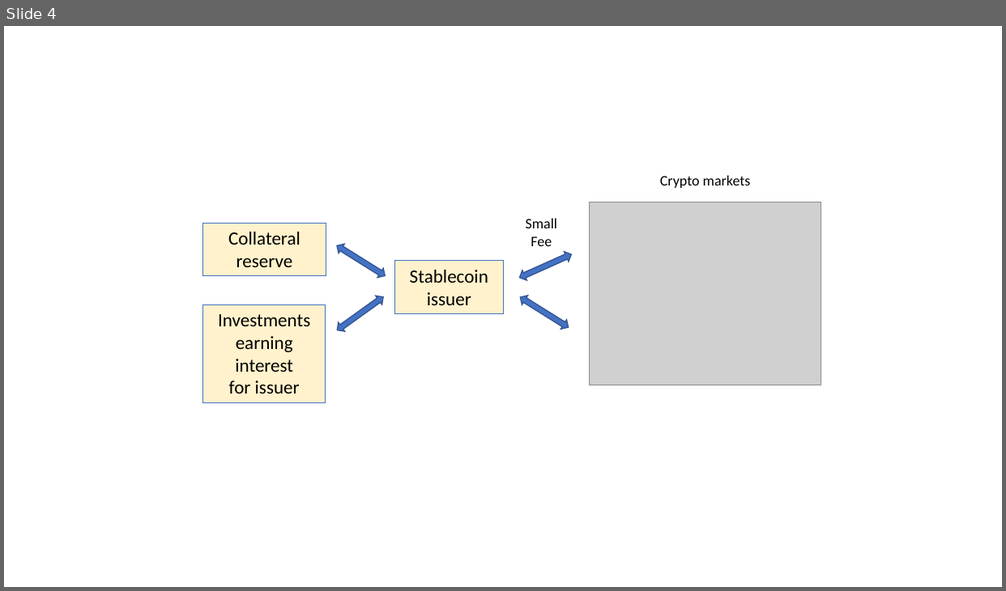
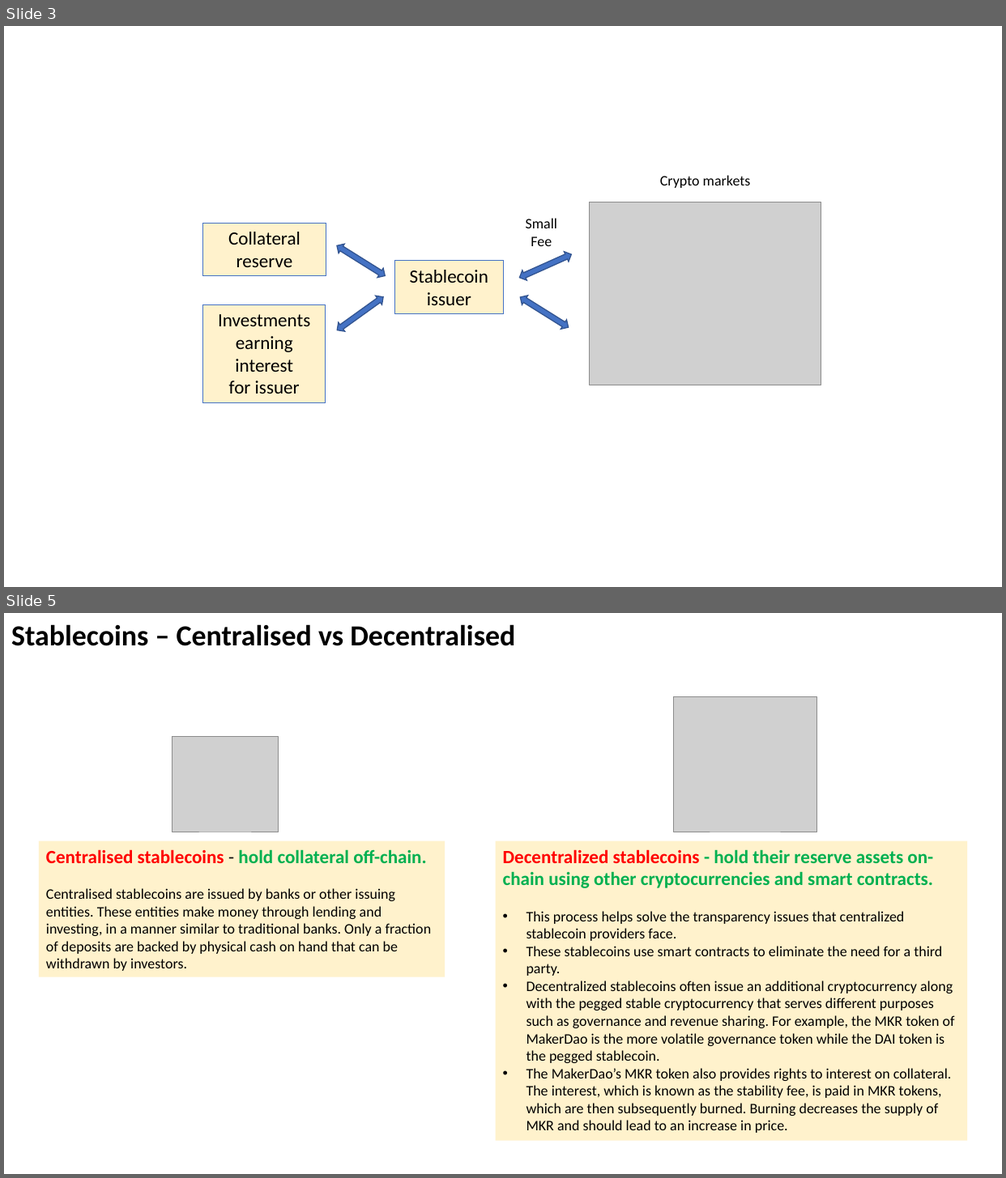
Before and after one commit to lselector/crypto, a slide deck: crypto_04_stable_coins.pptx. Shown one above the other, each under a label of ours: slide 4 before the commit, slides 3 and 5 after it; the slides between them are not shown. The pictures are 1006x591 and 1006x1178 pixels, drawn with LibreOffice and Linux fonts; fonts in the diff are those of the drawing; grey boxes stand for pictures. Boxes give left, top, right and bottom in pixels: in the first picture for what was removed or moved away, otherwise in the second. Text is boxed around its words. In the diff, an @@ line names an element or a change of style, - is before the commit and + after.

```diff
--- a/crypto_04_stable_coins.pptx
+++ b/crypto_04_stable_coins.pptx
@@ slide 5 added at [4,613,1002,1174], background #FFFFFF @@
@@ text added at [11,624,515,646], 28 pt, text #000000, bold @@
+Stablecoins – Centralised vs Decentralised
@@ picture added at [674,697,817,832] @@
@@ picture added at [172,736,279,832] @@
@@ rectangle added at [39,841,445,977], fill #FFF2CC, 14 pt, text #000000 @@
+Centralised stablecoins - hold collateral off-chain.
+Centralised stablecoins are issued by banks or other issuing entities. These entities make money through lending and investing, in a manner similar to traditional banks. Only a fraction of deposits are backed by physical cash on hand that can be withdrawn by investors.
@@ rectangle added at [496,841,967,1142], fill #FFF2CC, 14 pt, text #000000 @@
+Decentralized stablecoins - hold their reserve assets on-chain using other cryptocurrencies and smart contracts.
+• This process helps solve the transparency issues that centralized stablecoin providers face.
+• These stablecoins use smart contracts to eliminate the need for a third party.
+• Decentralized stablecoins often issue an additional cryptocurrency along with the pegged stable cryptocurrency that serves different purposes such as governance and revenue sharing. For example, the MKR token of MakerDao is the more volatile governance token while the DAI token is the pegged stablecoin.
+• The MakerDao’s MKR token also provides rights to interest on collateral. The interest, which is known as the stability fee, is paid in MKR tokens, which are then subsequently burned. Burning decreases the supply of MKR and should lead to an increase in price.
@@ what was slide 4 is now slide 3 @@
```
Also in this commit, not shown: 1 slide changed, 1 other slide added.
